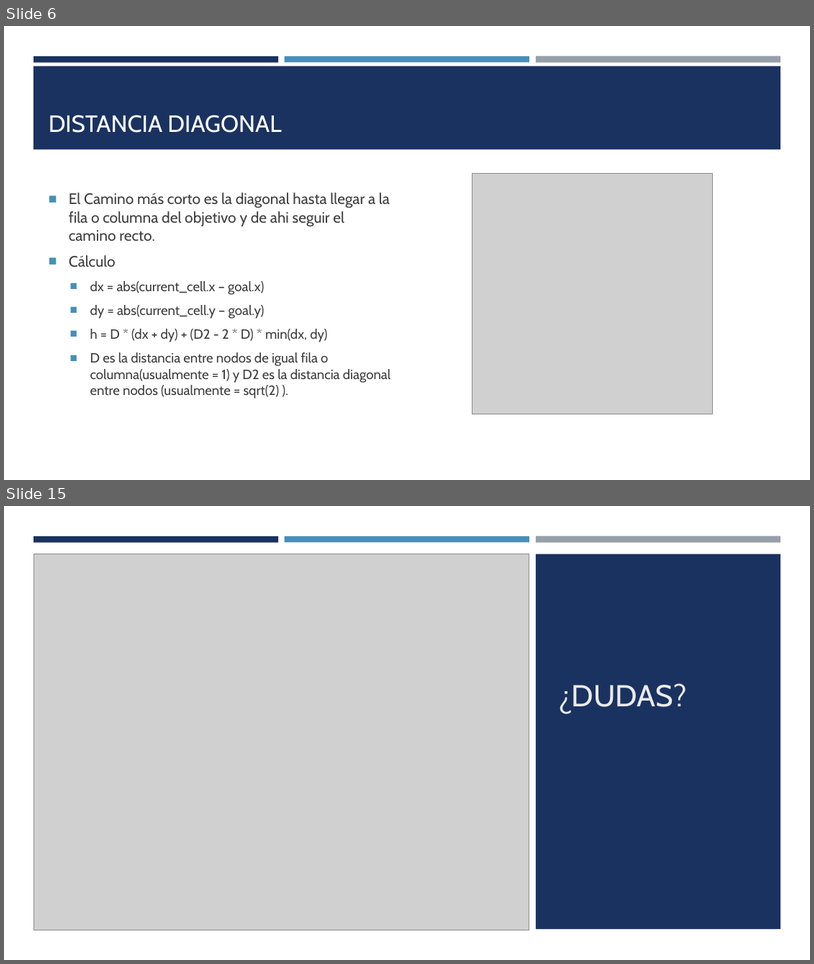
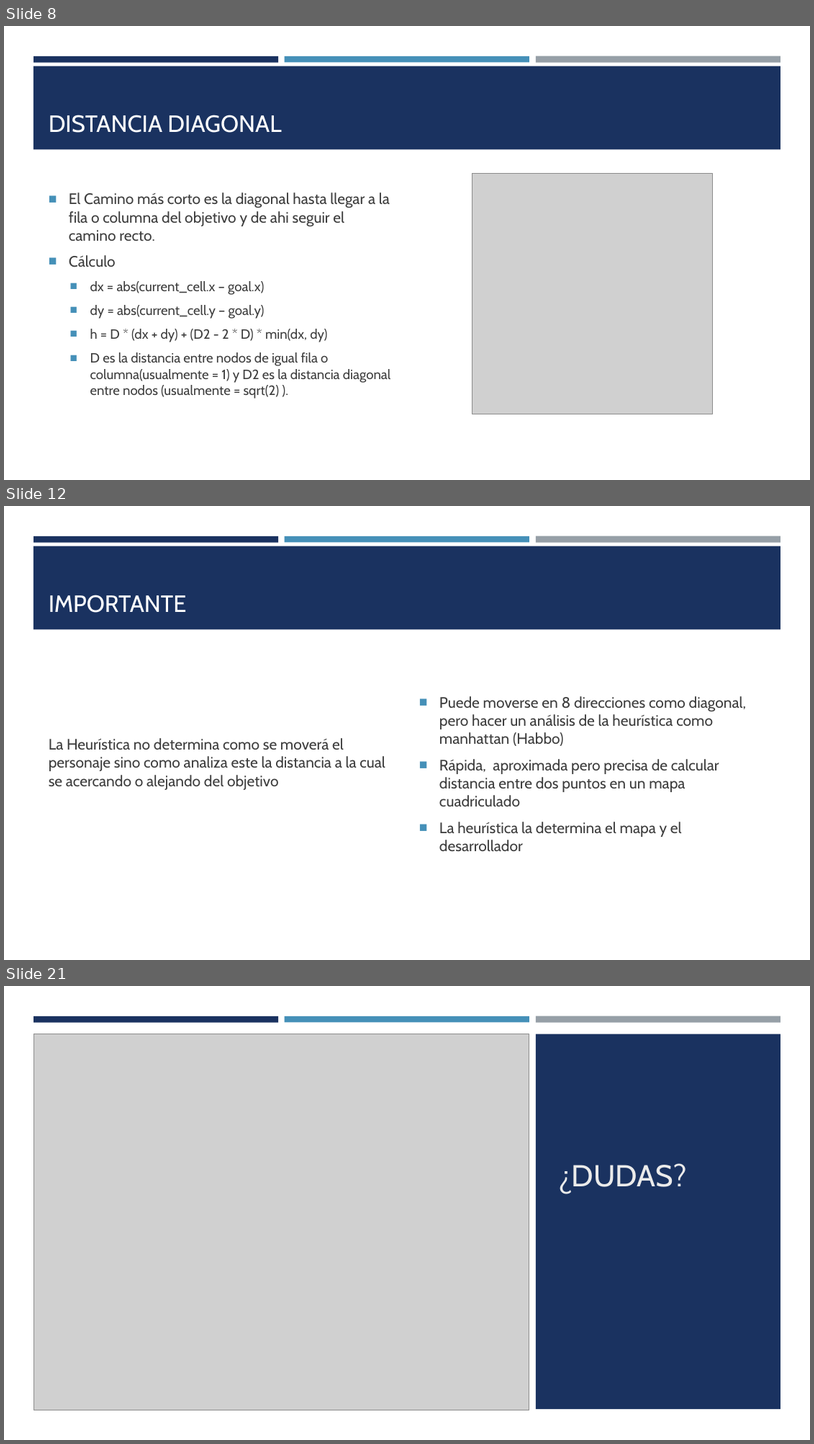
Before and after one commit to Martin-Roberto-lecuona/TP_Algoritmo_GRAFO, a slide deck: presentacion/algoritmo A.pptx. Shown one above the other, each under a label of ours: slides 6 and 15 before the commit, slides 8, 12 and 21 after it; the slides between them are not shown. The pictures are 814x964 and 814x1444 pixels, drawn with LibreOffice and Linux fonts; fonts in the diff are those of the drawing; grey boxes stand for pictures. Boxes give left, top, right and bottom in pixels: in the first picture for what was removed or moved away, otherwise in the second. Text is boxed around its words. In the diff, an @@ line names an element or a change of style, - is before the commit and + after.

```diff
--- a/presentacion/algoritmo A.pptx
+++ b/presentacion/algoritmo A.pptx
@@ slide 12 added at [4,506,810,960], background #FFFFFF; not listed: 4 template elements that a slide beside it also shows @@
@@ title added at [49,595,187,613], 28 pt, text #FFFFFF @@
+IMPORTANTE
@@ text added at [440,696,746,851], 18 pt, text #3D3D3D @@
+■ Puede moverse en 8 direcciones como diagonal, pero hacer un análisis de la heurística como manhattan (Habbo)
+■ Rápida, aproximada pero precisa de calcular distancia entre dos puntos en un mapa cuadriculado
+■ La heurística la determina el mapa y el desarrollador
@@ text added at [49,738,386,790], 18 pt, text #3D3D3D @@
+La Heurística no determina como se moverá el personaje sino como analiza este la distancia a la cual se acercando o alejando del objetivo
@@ what was slide 6 is now slide 8 @@
@@ what was slide 15 is now slide 21 @@
```
Also in this commit, not shown: 3 slides changed, 11 other slides added, 6 slides removed, 4 other files.
